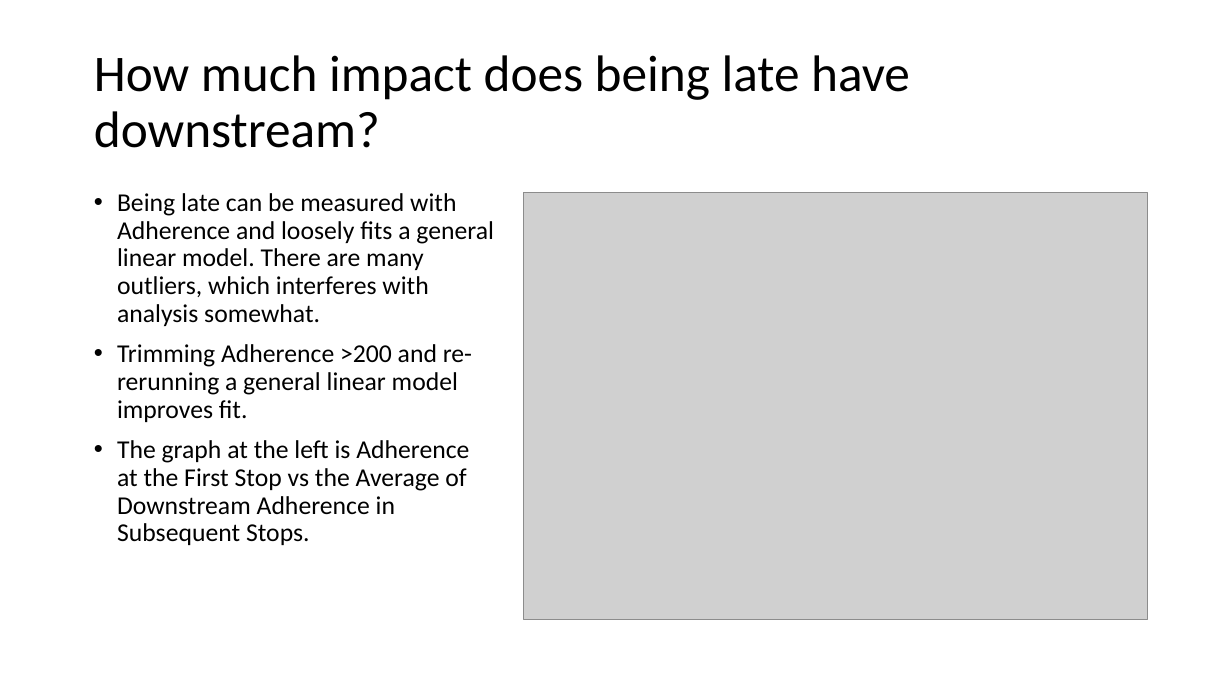
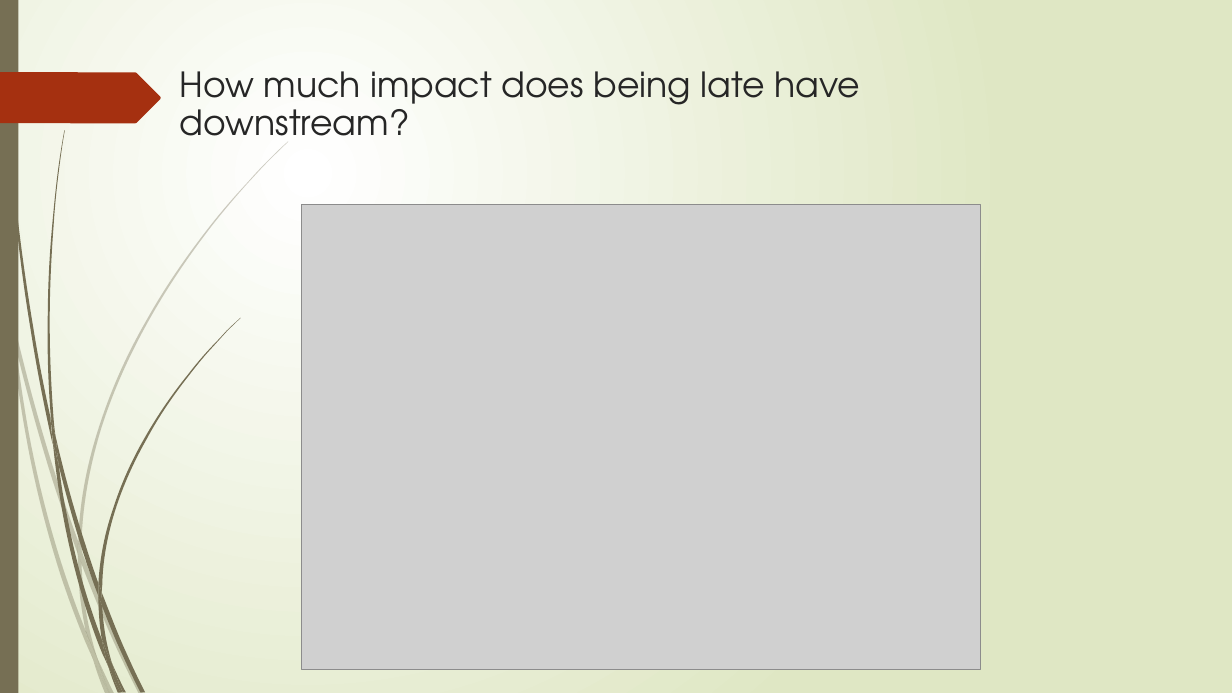
Before and after one commit to nss-data-science-cohort-7/wego-boooleans, a slide deck: slide 2 of Q1_wego.pptx. Drawn at 1232x693 pixels with LibreOffice and Linux fonts; fonts in the diff are those of the drawing; grey boxes stand for pictures. Boxes give left, top, right and bottom in pixels: in the first picture for what was removed or moved away, otherwise in the second. Text is boxed around its words. In the diff, an @@ line names an element or a change of style, - is before the commit and + after.

```diff
--- a/Q1_wego.pptx
+++ b/Q1_wego.pptx
@@ background #FFFFFF to gradient #FFFFFF to #DFE8C4 @@
@@ rectangle added at bbox=[0, 0, 18, 693], fill #766F54 @@
@@ freeform shape added at bbox=[0, 72, 161, 123], fill #A53010 @@
@@ title "How much impact does being ...": place and size @@
-title "How much impact does being ..." at bbox=[94, 55, 910, 148]
+title "How much impact does being ..." at bbox=[180, 71, 860, 151]
@@ title "How much impact does being ..." at bbox=[180, 71, 860, 151]: size 40 to 27 pt, font Calibri to TeX Gyre Adventor, text colour #000000 to #262626; vertical alignment middle to top @@
@@ text removed at bbox=[117, 193, 494, 545] @@
-• Being late can be measured with Adherence and loosely fits a general linear model. There are many outliers, which interferes with analysis somewhat.
-• Trimming Adherence >200 and re-rerunning a general linear model improves fit.
-• The graph at the left is Adherence at the First Stop vs the Average of Downstream Adherence in Subsequent Stops.
@@ picture: place and size @@
-picture at bbox=[524, 192, 1148, 619]
+picture at bbox=[301, 205, 981, 670]
@@ group added at bbox=[0, 141, 288, 693]: 10 freeform shapes @@
@@ group added at bbox=[0, 141, 288, 693]: 10 freeform shapes @@
@@ group added at bbox=[3, 0, 240, 693]: 12 freeform shapes @@
```
Also in this commit, not shown: 6 other slides changed, 1 slide added.
